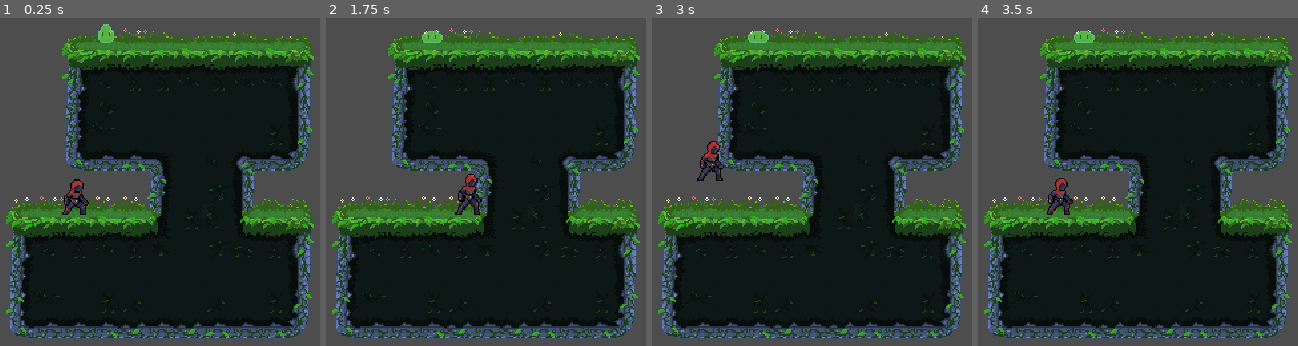
Above: before the commit, frames 1-4 (left to right).
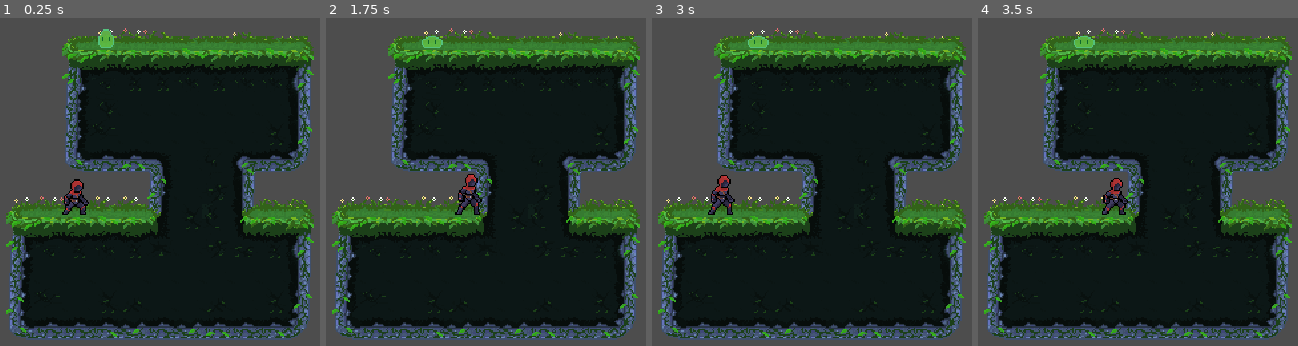
Above: after the commit, the same moments.

Repository: Larghord/Redhood
Game: Godot game, scene res://scenes/main/main.tscn
Same seed, same stepped clock (60 frames per second), same inputs: the game is played once before the commit and once after it.
Inputs:
- Up to frame 1 (0.25 s): no input
- Up to frame 2 (1.75 s): tap Enter (ui_accept) at 0.5, 0.6, 1.55 s; hold Right (ui_right) from 0.53 s (still down); tap Space (jump, bound only after the commit) at 0.77, 0.8, 1.07, 1.35, 1.52 s
- Up to frame 3 (3 s): tap Space (jump, bound only after the commit) at 1.82, 2.3 s; tap Enter (ui_accept) at 2, 2.1, 2.85 s; release Right (ui_right) at 2.03 s; hold Left (ui_left) 2.03-2.78 s; hold Right (ui_right) from 2.78 s (still down)
- Up to frame 4 (3.5 s): keep holding Right (ui_right); tap Space (jump, bound only after the commit) at 3.02, 3.32 s

The runs differ from the first frame. In frame 1, 0.2% of the frame differs, in the area x 30-36%, y 1-10%; in frame 2, 0.2%; in frame 3, 1.2%, in the area x 14-37%, y 3-61%; in frame 4, 1.2%.

Commit message:
[Minor] Game quit and logo
+ Added logo on boot
+ Added a quit button

Diff:
--- a/Redhood/player.gd
+++ b/Redhood/player.gd
@@ -11,12 +11,12 @@
 		velocity += get_gravity() * delta
 
 	# Handle jump.
-	if Input.is_action_just_pressed("ui_accept") and is_on_floor():
+	if Input.is_action_just_pressed("jump") and is_on_floor():
 		velocity.y = JUMP_VELOCITY
 
 	# Get the input direction and handle the movement/deceleration.
 	# As good practice, you should replace UI actions with custom gameplay actions.
-	var direction := Input.get_axis("ui_left", "ui_right")
+	var direction := Input.get_axis("move_left", "move_right")
 	if direction:
 		velocity.x = direction * SPEED
 	else:
--- a/Redhood/project.godot
+++ b/Redhood/project.godot
@@ -13,7 +13,9 @@
 config/name="Redhood"
 run/main_scene="res://scenes/main/main.tscn"
 config/features=PackedStringArray("4.3", "Forward Plus")
+boot_splash/image="res://assets/logos/LargLogo.png"
 config/icon="res://icon.svg"
+boot_splash/minimum_display_time=2000
 
 [display]
 
@@ -27,6 +29,42 @@
 
 project/assembly_name="Redhood"
 
+[input]
+
+move_left={
+"deadzone": 0.5,
+"events": [Object(InputEventKey,"resource_local_to_scene":false,"resource_name":"","device":-1,"window_id":0,"alt_pressed":false,"shift_pressed":false,"ctrl_pressed":false,"meta_pressed":false,"pressed":false,"keycode":0,"physical_keycode":65,"key_label":0,"unicode":97,"location":0,"echo":false,"script":null)
+, Object(InputEventKey,"resource_local_to_scene":false,"resource_name":"","device":-1,"window_id":0,"alt_pressed":false,"shift_pressed":false,"ctrl_pressed":false,"meta_pressed":false,"pressed":false,"keycode":0,"physical_keycode":4194319,"key_label":0,"unicode":0,"location":0,"echo":false,"script":null)
+]
+}
+move_right={
+"deadzone": 0.5,
+"events": [Object(InputEventKey,"resource_local_to_scene":false,"resource_name":"","device":-1,"window_id":0,"alt_pressed":false,"shift_pressed":false,"ctrl_pressed":false,"meta_pressed":false,"pressed":false,"keycode":0,"physical_keycode":68,"key_label":0,"unicode":100,"location":0,"echo":false,"script":null)
+, Object(InputEventKey,"resource_local_to_scene":false,"resource_name":"","device":-1,"window_id":0,"alt_pressed":false,"shift_pressed":false,"ctrl_pressed":false,"meta_pressed":false,"pressed":false,"keycode":0,"physical_keycode":4194321,"key_label":0,"unicode":0,"location":0,"echo":false,"script":null)
+]
+}
+jump={
+"deadzone": 0.5,
+"events": [Object(InputEventKey,"resource_local_to_scene":false,"resource_name":"","device":-1,"window_id":0,"alt_pressed":false,"shift_pressed":false,"ctrl_pressed":false,"meta_pressed":false,"pressed":false,"keycode":0,"physical_keycode":32,"key_label":0,"unicode":32,"location":0,"echo":false,"script":null)
+]
+}
+attack={
+"deadzone": 0.5,
+"events": [Object(InputEventMouseButton,"resource_local_to_scene":false,"resource_name":"","device":-1,"window_id":0,"alt_pressed":false,"shift_pressed":false,"ctrl_pressed":false,"meta_pressed":false,"button_mask":1,"position":Vector2(81, 14),"global_position":Vector2(90, 60),"factor":1.0,"button_index":1,"canceled":false,"pressed":true,"double_click":false,"script":null)
+]
+}
+crouch={
+"deadzone": 0.5,
+"events": [Object(InputEventKey,"resource_local_to_scene":false,"resource_name":"","device":-1,"window_id":0,"alt_pressed":false,"shift_pressed":false,"ctrl_pressed":false,"meta_pressed":false,"pressed":false,"keycode":0,"physical_keycode":83,"key_label":0,"unicode":115,"location":0,"echo":false,"script":null)
+, Object(InputEventKey,"resource_local_to_scene":false,"resource_name":"","device":-1,"window_id":0,"alt_pressed":false,"shift_pressed":false,"ctrl_pressed":false,"meta_pressed":false,"pressed":false,"keycode":0,"physical_keycode":4194322,"key_label":0,"unicode":0,"location":0,"echo":false,"script":null)
+]
+}
+pause={
+"deadzone": 0.5,
+"events": [Object(InputEventKey,"resource_local_to_scene":false,"resource_name":"","device":-1,"window_id":0,"alt_pressed":false,"shift_pressed":false,"ctrl_pressed":false,"meta_pressed":false,"pressed":false,"keycode":0,"physical_keycode":4194305,"key_label":0,"unicode":0,"location":0,"echo":false,"script":null)
+]
+}
+
 [rendering]
 
 textures/canvas_textures/default_texture_filter=0
--- a/Redhood/scenes/enemies/slimes/slime.tscn
+++ b/Redhood/scenes/enemies/slimes/slime.tscn
@@ -34,7 +34,7 @@
 [sub_resource type="CircleShape2D" id="CircleShape2D_ehft7"]
 radius = 8.0
 
-[node name="Slime" type="CharacterBody2D"]
+[node name="Slime" type="RigidBody2D"]
 
 [node name="AnimatedSprite2D" type="AnimatedSprite2D" parent="."]
 sprite_frames = SubResource("SpriteFrames_ljele")
--- a/Redhood/scenes/main/main.tscn
+++ b/Redhood/scenes/main/main.tscn
@@ -1,6 +1,7 @@
-[gd_scene load_steps=6 format=4 uid="uid://bnvdqvqamwt5y"]
+[gd_scene load_steps=7 format=4 uid="uid://bnvdqvqamwt5y"]
 
 [ext_resource type="Texture2D" uid="uid://bqmfweuxx53li" path="res://assets/world/world1/World1.png" id="1_1nic6"]
+[ext_resource type="Script" path="res://scenes/scripts/GameController.gd" id="1_1y4yo"]
 [ext_resource type="PackedScene" uid="uid://pbattpuig1yt" path="res://scenes/players/player.tscn" id="2_5trk3"]
 [ext_resource type="PackedScene" uid="uid://6c0nk1vbp86x" path="res://scenes/enemies/slimes/slime.tscn" id="3_nobh4"]
 
@@ -159,6 +160,7 @@
 sources/1 = SubResource("TileSetAtlasSource_knbfx")
 
 [node name="Main" type="Node2D"]
+script = ExtResource("1_1y4yo")
 
 [node name="TileMapLayers" type="Node2D" parent="."]
 
--- /dev/null
+++ b/Redhood/scenes/scripts/GameController.gd
@@ -0,0 +1,5 @@
+extends Node2D
+
+func _unhandled_input(event: InputEvent) -> void:
+	if event.is_action_pressed("pause"):
+		get_tree().quit()
Not shown, added: Redhood/assets/logos/LargLogo.png.import
